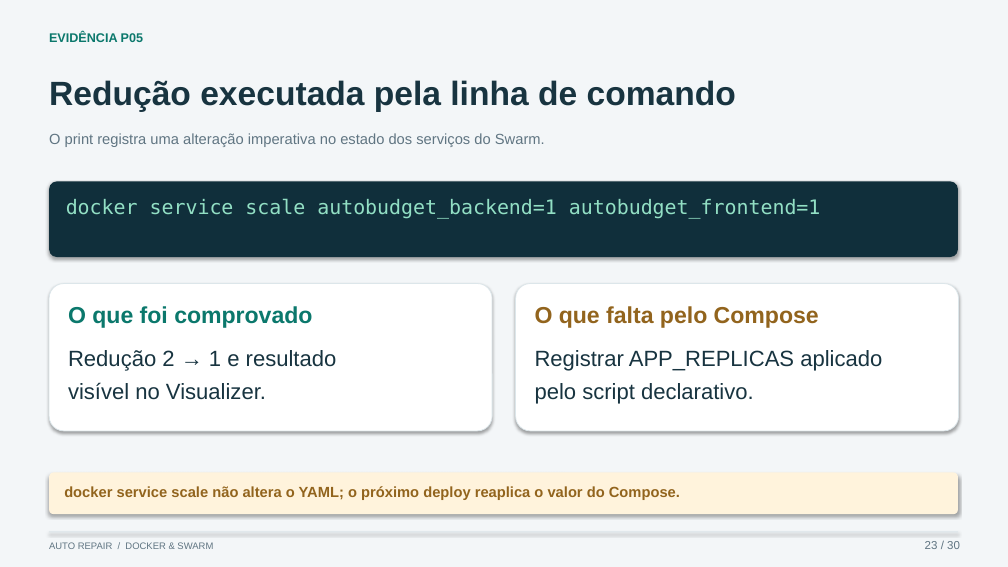
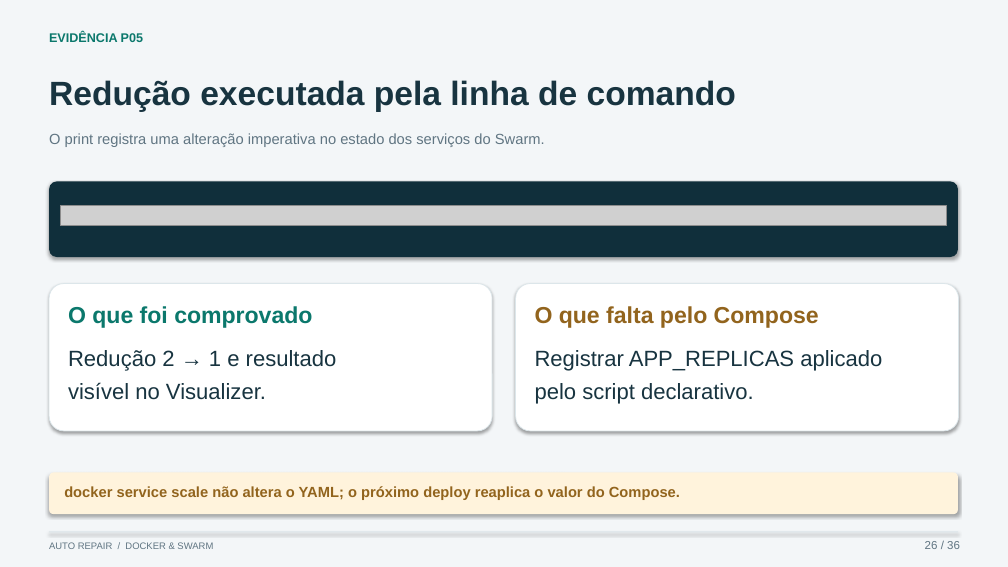
Before and after one commit to KaykyMatos845/auto-repair-budget-agent, a slide deck: slide 26 of public/auto-repair-apresentacao-demonstracao.pptx (slide 23 before the commit). Drawn at 1008x567 pixels with LibreOffice and Linux fonts; fonts in the diff are those of the drawing; grey boxes stand for pictures. Boxes give left, top, right and bottom in pixels: in the first picture for what was removed or moved away, otherwise in the second. Text is boxed around its words. In the diff, an @@ line names an element or a change of style, - is before the commit and + after.

Commit message:
Include three reviewed demo videos and six original Swarm screenshots in presentation

```diff
--- a/public/auto-repair-apresentacao-demonstracao.pptx
+++ b/public/auto-repair-apresentacao-demonstracao.pptx
@@ picture added at [60,206,947,226] @@
@@ text removed at [66,198,821,219] @@
-docker service scale autobudget_backend=1 autobudget_frontend=1
@@ text at [925,541,960,549]: text changed @@
-23 / 30
+26 / 36
```
Also in this commit, not shown: 29 other slides changed, 6 slides added, 17 other files.
